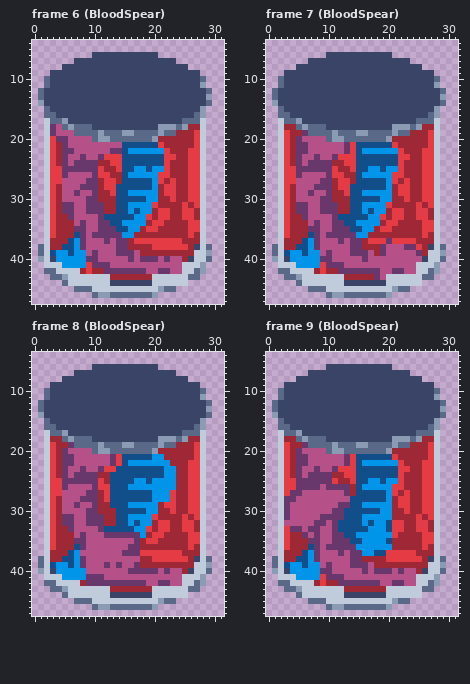
File history of a pixel-art file, Assets/Textures/Aseprite Filer/TestTube_Animations.aseprite. The first picture shows the starting point.
48x48 pixels, 10 frames. Shown: frame 6 (BloodSpear): x 0..31, y 4..47; frame 7 (BloodSpear): x 0..31, y 4..47; frame 8 (BloodSpear): x 0..31, y 4..47; frame 9 (BloodSpear): x 0..31, y 4..47. The commit also changed other frames, which this record leaves out.
The result:
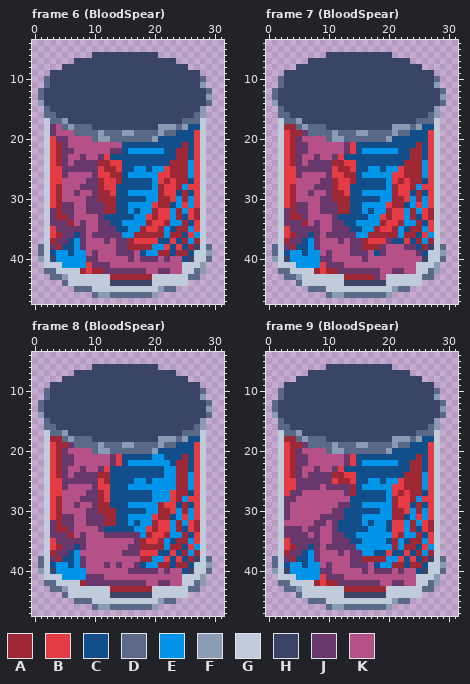
Palette (. is transparent): A #9e2835  B #e43b44  C #124e89  D #5a6988  E #0095e9  F #8b9bb4  G #c0cbdc  H #3a4466  J #68386c  K #b55088
Diff:
Changed rows in their new state; - is an unchanged pixel.
Frame 6 (BloodSpear), layer "TestTubH/Detaljer":
first column x 3:
18 -----------------------CC
19 ---------------------CCC-
20 ------------------CCCCCC-
21 ------------------CCCC-C-
22 -------------------CC--C-
23 ----------CC-------CC--C-
24 -------------------C---E-
25 -----------------------E-
26 -----------------------E-
27 -----------------------C-
28 ----------------------E--
29 ---------------------C-C-
30 ---------------------E-E-
31 --------------------CE-E-
32 J-------------------E-E--
33 J-------------------E-C--
34 JJJ-----------------EE-C-
35 -JJJ---------------EC--E-
36 --JJ---------------E--C-E
37 -JJ---------------CC-C-E-
38 J----------------EE-C-C--
39 ---------------CEE--C--C-
40 ----------------------C--
Frame 7 (BloodSpear), layer "TestTubH/Detaljer":
first column x 3:
18 -----------------------CC
19 ---------------------CCC-
20 ------------------CCCCCC-
21 ------------------CCCC-C-
22 -------------------CC--C-
23 ----------CC-------CC--C-
24 -------------------C---E-
25 -----------------------E-
26 -----------------------E-
27 -----------------------C-
28 ----------------------E--
29 ---------------------C-C-
30 ---------------------E-E-
31 --------------------CE-E-
32 J-------------------E-E--
33 J-------------------E-C--
34 JJJ-----------------EE-C-
35 -JJJ---------------EC--E-
36 --JJ---------------E--C-E
37 -JJ---------------CC-C-E-
38 J---------------------C--
39 ---------------C-------C-
Frame 8 (BloodSpear), layer "TestTubH/Detaljer":
first column x 3:
18 -----------------------CC
19 ---------------------CCC-
20 ------------------CCCCCC-
21 -------------------CCC-C-
22 --------------------C--C-
23 ----------C------------C-
24 -----------------------E-
25 -----------------------E-
26 -----------------------E-
27 -----------------------C-
28 ----------------------E--
29 ---------------------C-C-
30 ---------------------E-E-
31 --------------------CE-E-
32 J-------------------E-E--
33 J-------------------E-C--
34 JJJ-----------------EE-C-
35 -JJJ---------------EC--E-
36 --JJ---------------E--C-E
37 -JJ---------------CC-C-E-
38 J----------------EE-C-C--
39 ---------------CEE--C--C-
40 ----------------------C--
Frame 9 (BloodSpear), layer "TestTubH/Detaljer":
first column x 3:
18 -----------------------CC
19 ---------------------CCC-
20 ------------------CCCCCC-
21 ------------------CCCC-C-
22 -------------------CC--C-
23 ----------CC-------CC--C-
24 -------------------C---E-
25 -----------------------E-
26 -----------------------E-
27 -----------------------C-
28 ----------------------E--
29 ---------------------C-C-
30 ---------------------E-E-
31 --------------------CE-E-
32 --------------------E-E--
33 J-------------------E-C--
34 JJJ-----------------EE-C-
35 -JJJ---------------EC--E-
36 --JJ---------------E--C-E
37 -JJ---------------CC-C-E-
38 J----------------EE-C-C--
39 ---------------CEE--C--C-
40 ----------------------C--
